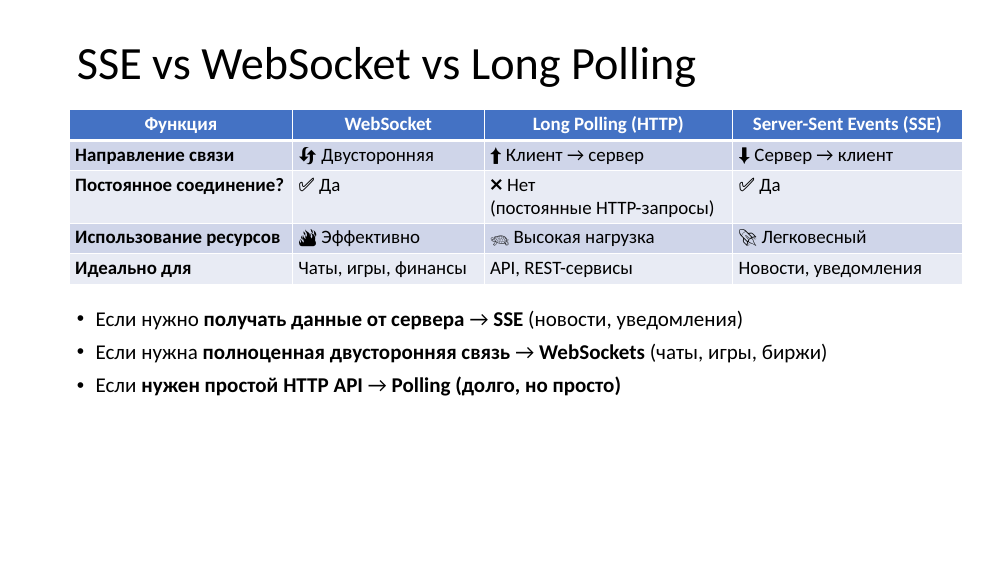
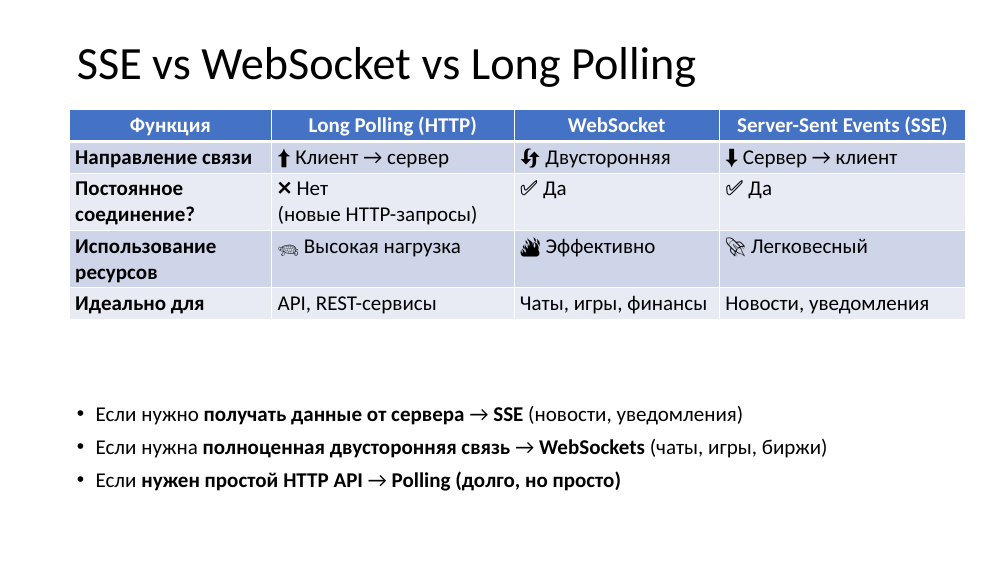
Before and after one commit to xtrueman/network_programming, a slide deck: slide 62 of HTTP-proto.pptx (slide 59 before the commit). Drawn at 1008x567 pixels with LibreOffice and Linux fonts; fonts in the diff are those of the drawing. Boxes give left, top, right and bottom in pixels: in the first picture for what was removed or moved away, otherwise in the second. Text is boxed around its words. In the diff, an @@ line names an element or a change of style, - is before the commit and + after.

Commit message:
HTTP

```diff
--- a/HTTP-proto.pptx
+++ b/HTTP-proto.pptx
@@ table at [70, 110, 966, 318] @@
-row 1, column 2: WebSocket
+row 1, column 2: Long Polling (HTTP)
-row 1, column 3: Long Polling (HTTP)
+row 1, column 3: WebSocket
-row 2, column 2: 🔄 Двусторонняя
+row 2, column 2: ⬆️ Клиент → сервер
-row 2, column 3: ⬆️ Клиент → сервер
+row 2, column 3: 🔄 Двусторонняя
-row 3, column 2: ✅ Да
+row 3, column 2: ❌ Нет (новые HTTP-запросы)
-row 3, column 3: ❌ Нет (постоянные HTTP-запросы)
+row 3, column 3: ✅ Да
-row 4, column 2: 🔥 Эффективно
+row 4, column 2: 🐢 Высокая нагрузка
-row 4, column 3: 🐢 Высокая нагрузка
+row 4, column 3: 🔥 Эффективно
-row 5, column 2: Чаты, игры, финансы
+row 5, column 2: API, REST-сервисы
-row 5, column 3: API, REST-сервисы
+row 5, column 3: Чаты, игры, финансы
@@ size 18 to 20 pt in "Функция", "Server-Sent Events (SSE)", "Направление связи", "⬇️ Сервер → клиент" and 6 more places @@
@@ text "Если нужно получать данные от ...": place and size @@
-text "Если нужно получать данные от ..." at [96, 311, 828, 396]
+text "Если нужно получать данные от ..." at [96, 406, 828, 491]
```
Also in this commit, not shown: 28 other slides changed, 3 slides added, 1 other file.
